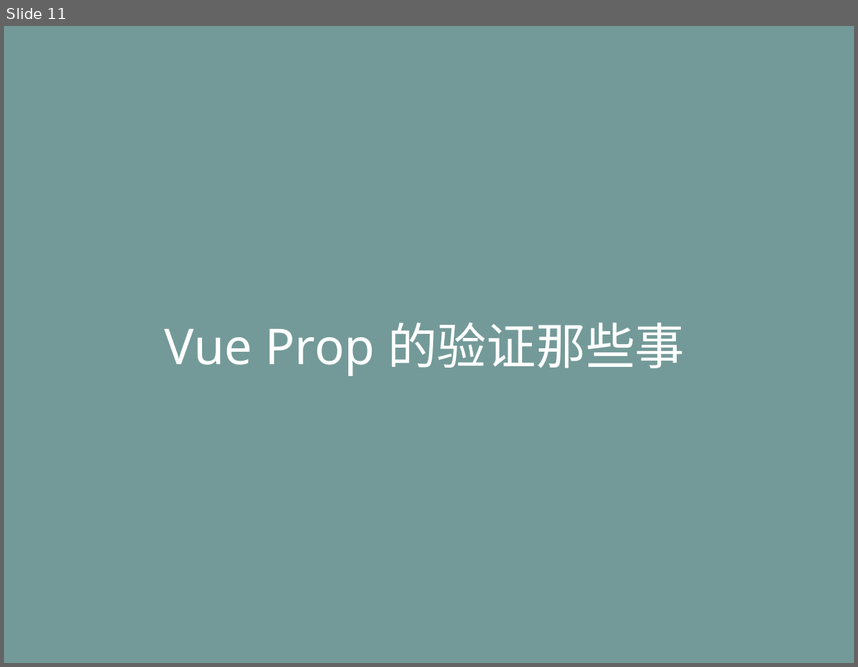
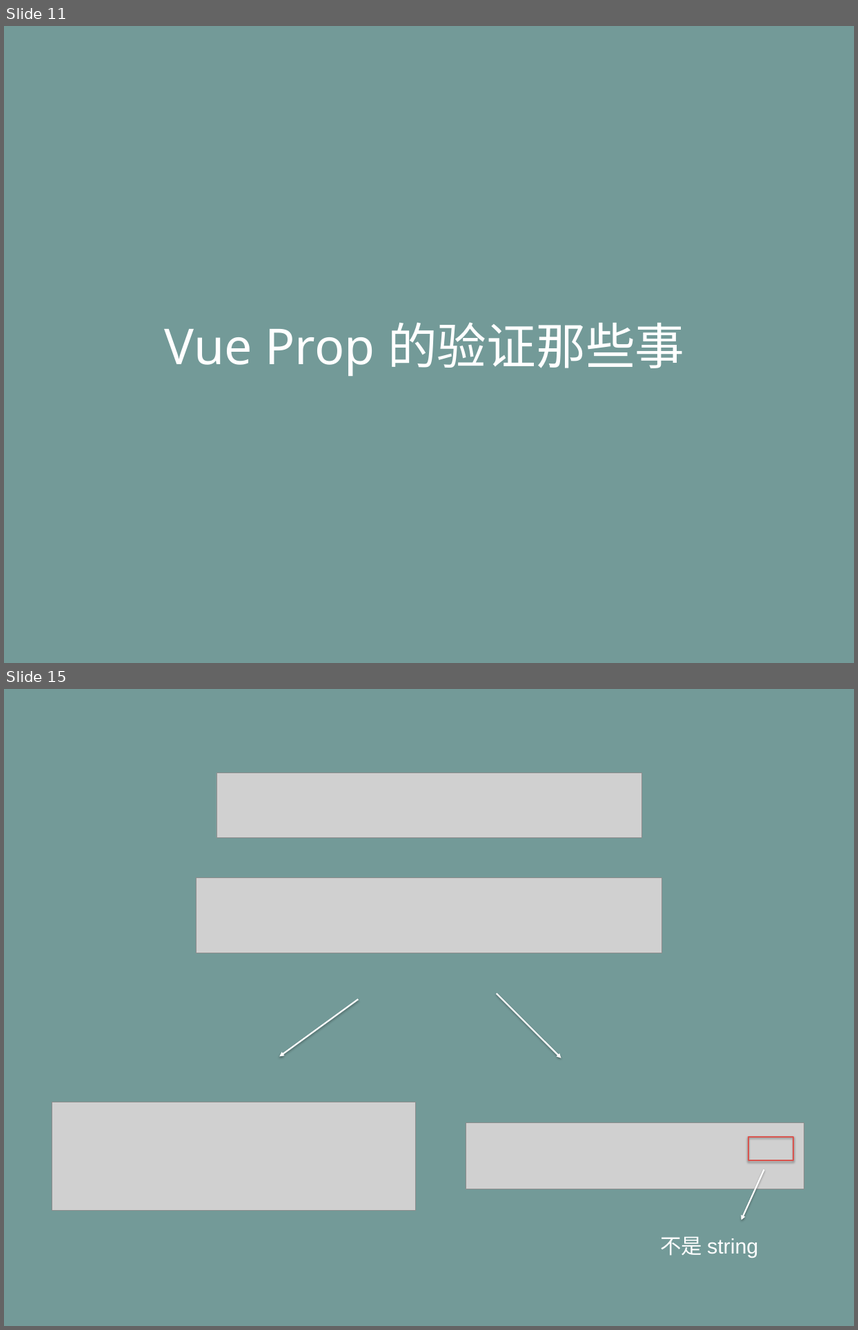
Before and after one commit to life0727/blog, a slide deck: ppt/typescript（三）.pptx. Shown one above the other, each under a label of ours: slide 11 before the commit, slides 11 and 15 after it; the slides between them are not shown. The pictures are 858x667 and 858x1330 pixels, drawn with LibreOffice and Linux fonts; fonts in the diff are those of the drawing; grey boxes stand for pictures. Boxes give left, top, right and bottom in pixels: in the first picture for what was removed or moved away, otherwise in the second. Text is boxed around its words. In the diff, an @@ line names an element or a change of style, - is before the commit and + after.

```diff
--- a/ppt/typescript（三）.pptx
+++ b/ppt/typescript（三）.pptx
@@ slide 15 added at bbox=[4, 689, 854, 1326], background #739A98 @@
@@ picture added at bbox=[217, 772, 642, 838] @@
@@ picture added at bbox=[196, 877, 662, 953] @@
@@ arrow added from (496, 993) to (561, 1058), #FFFFFF 2 pt @@
@@ arrow added from (358, 999) to (279, 1057), #FFFFFF 2 pt @@
@@ picture added at bbox=[52, 1102, 415, 1211] @@
@@ picture added at bbox=[466, 1123, 804, 1189] @@
@@ rectangle added at bbox=[749, 1137, 793, 1161], outline #D9544E 2 pt @@
@@ arrow added from (764, 1170) to (742, 1220), #FFFFFF 2 pt @@
@@ text added at bbox=[661, 1236, 758, 1258], 28 pt, text #FFFFFF @@
+不是 string
```
Also in this commit, not shown: 3 slides changed, 5 other slides added, 1 slide removed.
